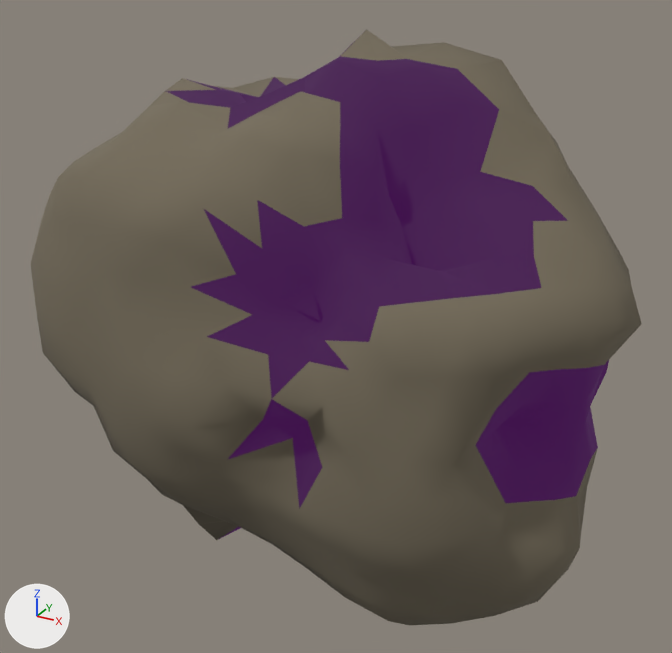
The glTF model assets/asteroids/asteroid_med_07.glb as it was, and as the next commit left it.
Rendered twice from a 50 mm lens placed at (1.36, -2.5, 1.37), pointed at (-0.03, 0.02, 0.1). The lights are fixed; the arrows at lower left show +X, +Y and +Z. The picture after the commit comes second.

The scene before the commit, as lines of its bpy script (objects in view):
```python
mat_crater_asteroid_med_07 = principled_material('Crater_asteroid_med_07')
mat_crater_asteroid_med_07.base_color = (0.02, 0.01, 0.02)  # black #271927
mat_crater_asteroid_med_07.roughness = 1.0
mat_crater_asteroid_med_07.emission_color = (0.042, 0.0, 0.063)  # dark purple #3a0047
mat_crater_asteroid_med_07.emission_strength = 1.0
me_icosphere = bpy.data.meshes.new('Icosphere')
me_icosphere.from_pydata(...)  # 642 vertices, 1280 faces; spans x -1.14..0.96, y -0.62..0.57, z -0.91..1.06
# faces by material slot: [837, 443]
me_icosphere.materials.append(mat_rock_asteroid_med_07)  # brown #746c5a
me_icosphere.materials.append(mat_crater_asteroid_med_07)  # black #271927
ob_asteroid_med_07 = bpy.data.objects.new('asteroid_med_07', me_icosphere)
ob_asteroid_med_07.location = (0.0, 0.0, 0.0)
```
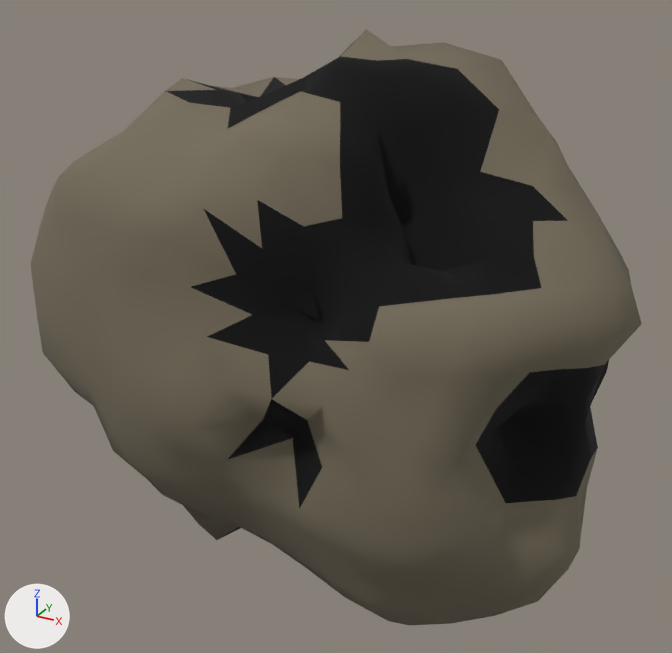
The change in detail:
Material 'Crater_asteroid_med_07' (mat_crater_asteroid_med_07) changes colour from black #271927 to black #000000; in linear values from (0.02, 0.01, 0.02) to (0.0, 0.0, 0.0).
In material 'Crater_asteroid_med_07' (mat_crater_asteroid_med_07), emission_color is no longer (0.042, 0.0, 0.063), dark purple #3a0047.
In material 'Crater_asteroid_med_07' (mat_crater_asteroid_med_07), emission_strength is no longer 1.0.

Where the change shows, as pixel boxes [x1, y1, x2, y2] in the pictures (672 x 653 px):
'asteroid_med_07', recoloured, surface changed (darker): [165, 53, 610, 538] in both
